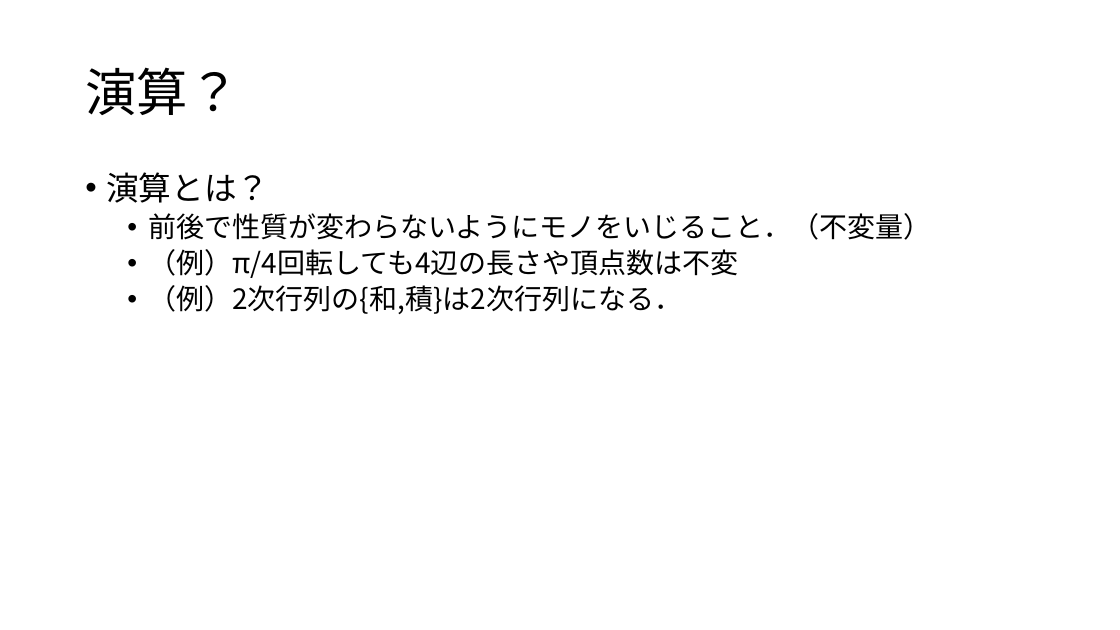
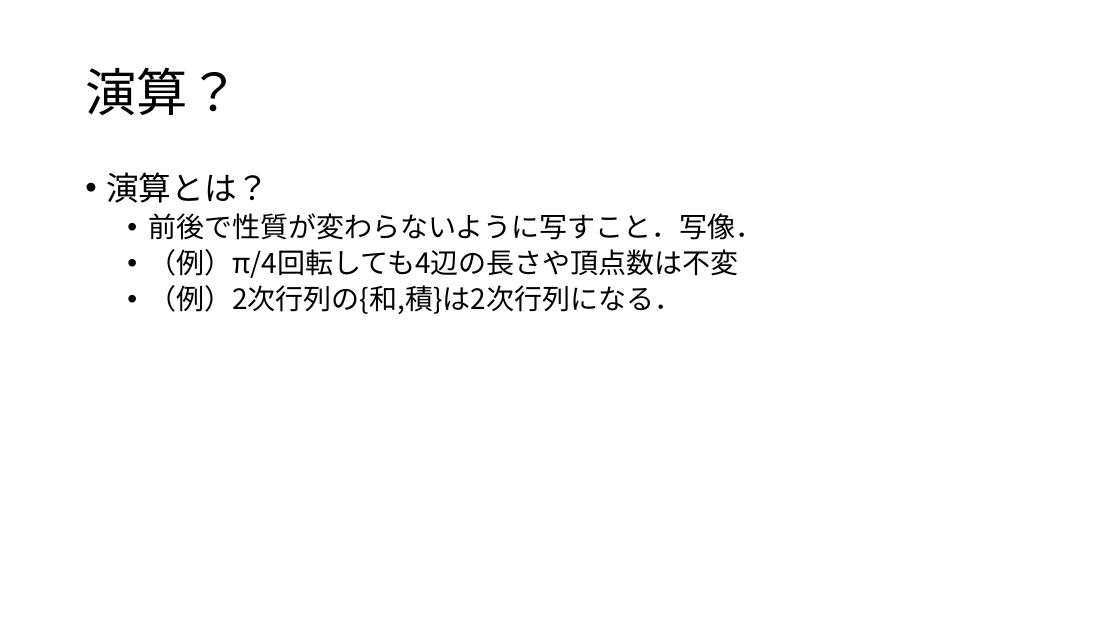
Before and after one commit to math-er/hyperbolic-space, a slide deck: slide 7 of 群の気持ち.pptx (slide 6 before the commit). Drawn at 1120x630 pixels with LibreOffice and Linux fonts; fonts in the diff are those of the drawing. Boxes give left, top, right and bottom in pixels: in the first picture for what was removed or moved away, otherwise in the second. Text is boxed around its words. In the diff, an @@ line names an element or a change of style, - is before the commit and + after.

```diff
--- a/群の気持ち.pptx
+++ b/群の気持ち.pptx
@@ text at [148, 213, 763, 240]: text changed @@
-  • 前後で性質が変わらないようにモノをいじること．（不変量）
+  • 前後で性質が変わらないように写すこと．写像．
```
Also in this commit, not shown: 7 other slides changed, 5 slides added, 2 slides removed.
